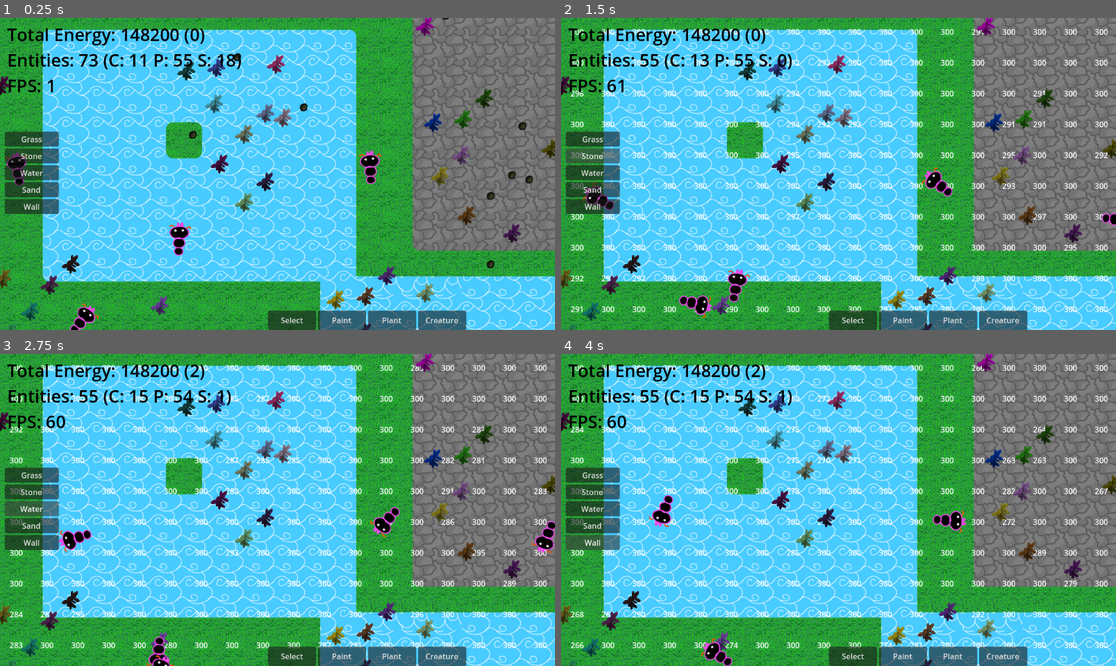
Above: before the commit, frames 1-4 (two rows, left to right).
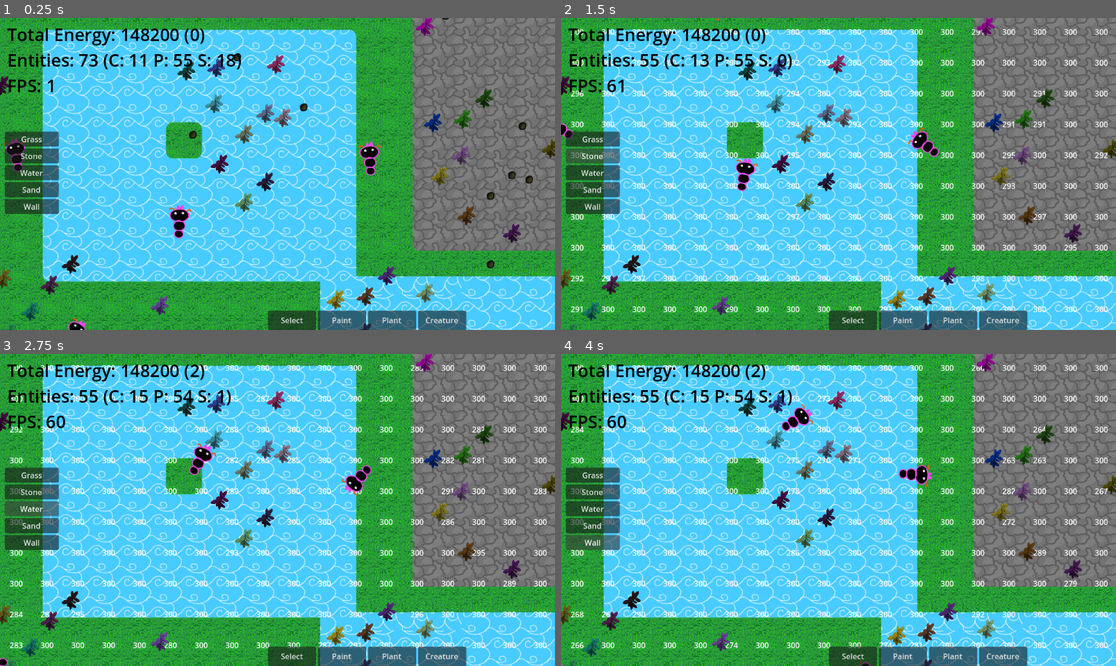
Above: after the commit, the same moments.

Repository: Llyfrs/Evolution-Simulator
Game: Godot game, scene res://main.tscn
Two runs of this game, one before a commit and one after it. Both use one fixed random seed, a clock stepped at 60 frames per second and the inputs below.
Inputs:
- Up to frame 1 (0.25 s): no input
- Up to frame 2 (1.5 s): click "Grass" at 0.5 s; click "Stone" at 1.25 s
- Up to frame 3 (2.75 s): click "Water" at 2 s
- Up to frame 4 (4 s): click "Sand" at 2.75 s; click "Wall" at 3.5 s

The runs differ from the first frame. In frame 1, 1.2% of the frame differs, in the area x 0-69%, y 38-100%; in frame 2, 1.7%, in the area x 0-100%, y 0-97%; in frame 3, 1.5%; in frame 4, 1.3%.

Commit message:
creature change

Diff:
--- a/Scenes/Maps/creature.gd
+++ b/Scenes/Maps/creature.gd
@@ -73,10 +73,10 @@
 
 
 	if min(fw, bw) == 0:
-		velocity = Vector2(0, sign(fw - bw) * speed)
+		velocity = Vector2(0, sign(bw - fw) * speed)
 	else:
 		var strg = (1 - min(fw, bw) / max(fw, bw))
-		velocity = Vector2(0, sign(fw - bw) * (speed * strg))
+		velocity = Vector2(0, sign(bw - fw) * (speed * strg))
 
 
 
